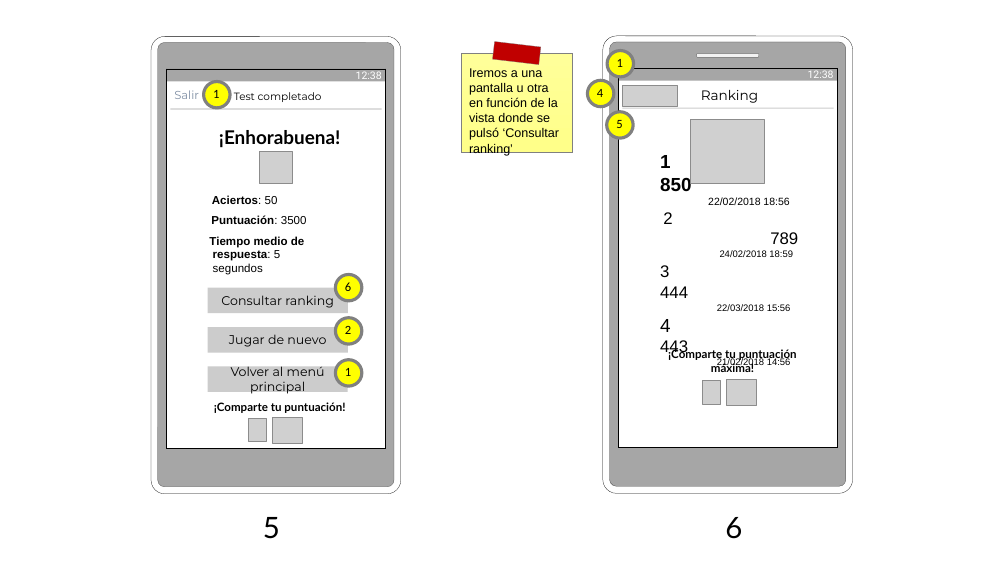
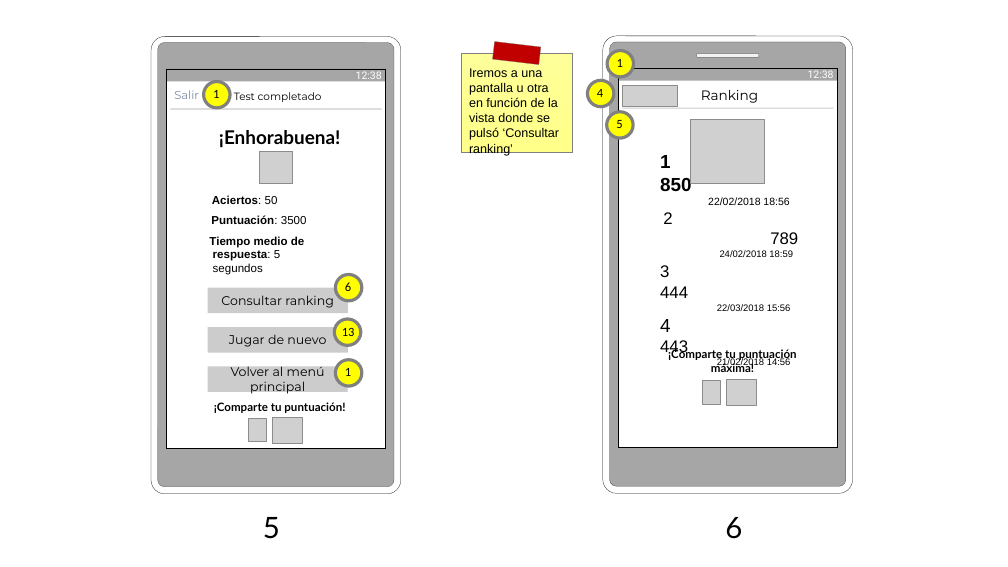
Before and after one commit to AlfonsoLRz/Quiz, a slide deck: slide 4 of doc/Storyboard.pptx. Drawn at 1008x567 pixels with LibreOffice and Linux fonts; fonts in the diff are those of the drawing; grey boxes stand for pictures. Boxes give left, top, right and bottom in pixels: in the first picture for what was removed or moved away, otherwise in the second. Text is boxed around its words. In the diff, an @@ line names an element or a change of style, - is before the commit and + after.

```diff
--- a/doc/Storyboard.pptx
+++ b/doc/Storyboard.pptx
@@ text added at [342, 328, 355, 336], 12 pt, text #000000 @@
+13
@@ text removed at [345, 326, 351, 334] @@
-2
```
Also in this commit, not shown: 6 other slides changed, 3 other files.
